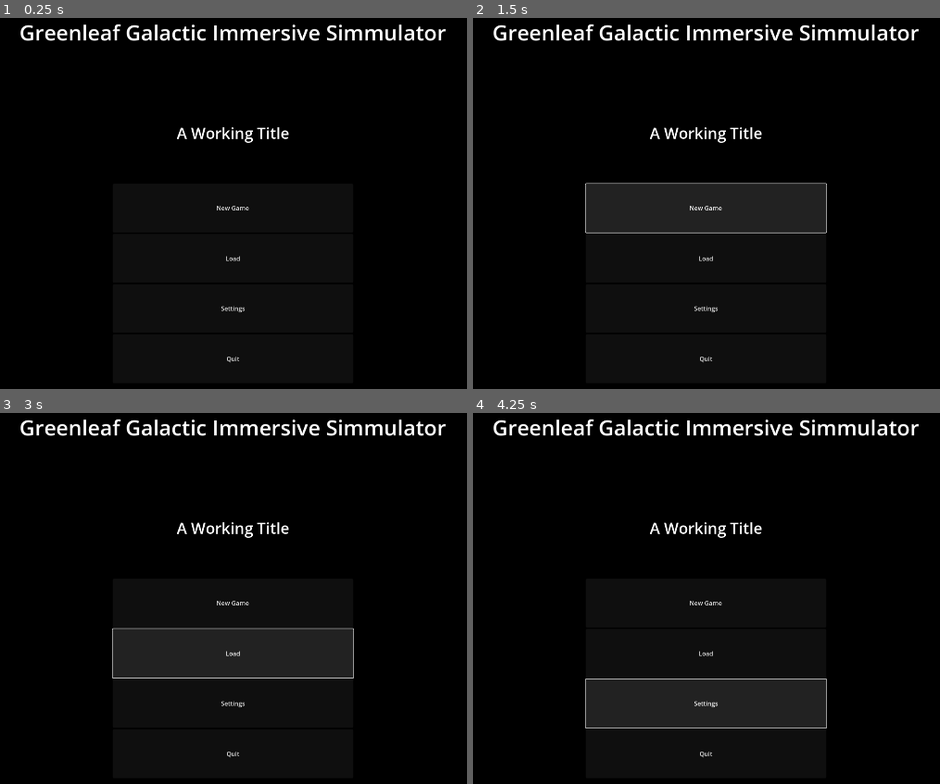
Above: before the commit, frames 1-4 (two rows, left to right).
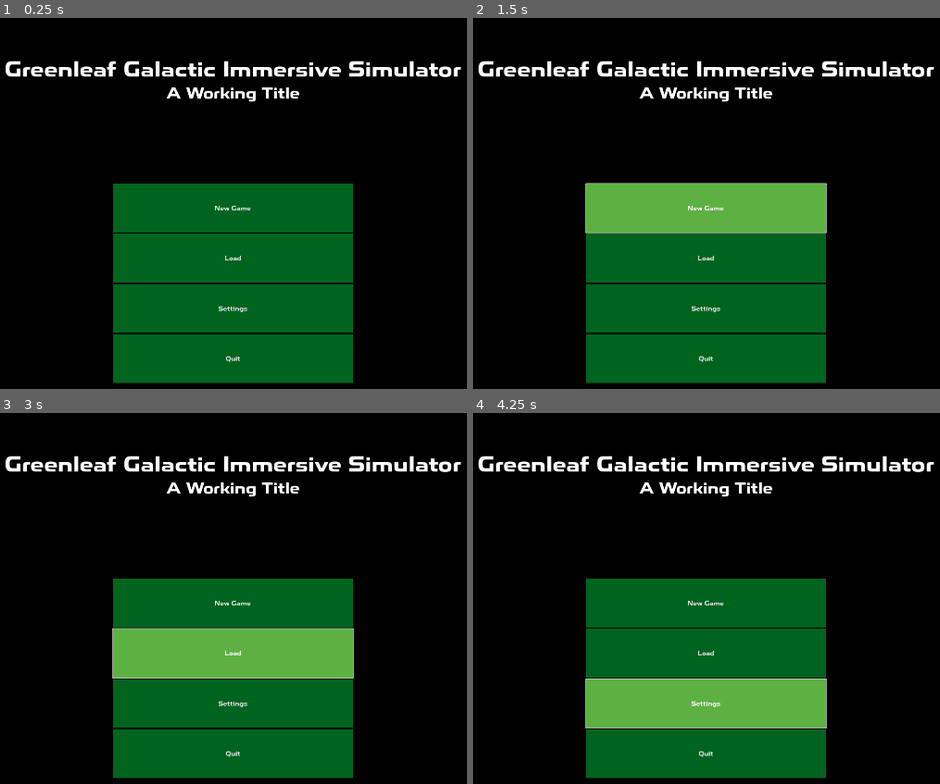
Above: after the commit, the same moments.

Repository: Phoenix-Greenleaf/GG-Immersive-Sim
Game: Godot game, scene res://main_menu.tscn
Same seed, same stepped clock (60 frames per second), same inputs: the game is played once before the commit and once after it. The project has no main scene, so this scene is started directly.
Inputs:
- Up to frame 1 (0.25 s): no input
- Up to frame 2 (1.5 s): click "New Game" at 0.5 s; click "New Game" at 1.25 s
- Up to frame 3 (3 s): click "New Game" at 2 s; click "Load" at 2.75 s
- Up to frame 4 (4.25 s): click "Settings" at 3.5 s

The runs differ from the first frame. In frame 1, 32% of the frame differs, in the area x 1-99%, y 1-99%; in frame 2, 32%; in frame 3, 32%; in frame 4, 32%.

Commit message:
Played with Custom Themes
Menu is starting to shape up

Diff:
--- /dev/null
+++ b/common_assets/themes/gg_main_theme.tres
@@ -0,0 +1,38 @@
+[gd_resource type="Theme" load_steps=9 format=3 uid="uid://baou3jew076rd"]
+
+[ext_resource type="FontFile" uid="uid://bousw618e3xbx" path="res://common_assets/fonts/toxigenesis bd.otf" id="1_ux8pn"]
+
+[sub_resource type="StyleBoxFlat" id="StyleBoxFlat_uuh7p"]
+resource_name = "hover_button"
+bg_color = Color(0.365834, 0.692841, 0.263262, 1)
+
+[sub_resource type="StyleBoxFlat" id="StyleBoxFlat_4hlkv"]
+resource_name = "normal_button"
+bg_color = Color(0, 0.392989, 0.118893, 1)
+
+[sub_resource type="StyleBoxFlat" id="StyleBoxFlat_cvanm"]
+resource_name = "pressed_button"
+bg_color = Color(0.588235, 0.482353, 0.168627, 1)
+
+[sub_resource type="StyleBoxFlat" id="StyleBoxFlat_jky5s"]
+bg_color = Color(0, 0.392989, 0.118893, 1)
+
+[sub_resource type="StyleBoxFlat" id="StyleBoxFlat_us3s5"]
+bg_color = Color(0, 0.145098, 0.0235294, 1)
+
+[sub_resource type="StyleBoxFlat" id="StyleBoxFlat_jxmlv"]
+bg_color = Color(0, 0.392989, 0.118893, 1)
+
+[sub_resource type="StyleBoxFlat" id="StyleBoxFlat_xgyj6"]
+bg_color = Color(0, 0.392989, 0.118893, 1)
+
+[resource]
+default_font = ExtResource("1_ux8pn")
+Button/styles/focus = null
+Button/styles/hover = SubResource("StyleBoxFlat_uuh7p")
+Button/styles/normal = SubResource("StyleBoxFlat_4hlkv")
+Button/styles/pressed = SubResource("StyleBoxFlat_cvanm")
+HSlider/styles/slider = SubResource("StyleBoxFlat_jky5s")
+Panel/styles/panel = SubResource("StyleBoxFlat_us3s5")
+ProgressBar/styles/fill = SubResource("StyleBoxFlat_jxmlv")
+ScrollContainer/styles/panel = SubResource("StyleBoxFlat_xgyj6")
--- a/main_menu.tscn
+++ b/main_menu.tscn
@@ -1,4 +1,6 @@
-[gd_scene format=3 uid="uid://b4xgd7l4toma"]
+[gd_scene load_steps=2 format=3 uid="uid://b4xgd7l4toma"]
+
+[ext_resource type="Theme" uid="uid://baou3jew076rd" path="res://common_assets/themes/gg_main_theme.tres" id="1_1fim8"]
 
 [node name="Main Menu" type="Control"]
 layout_mode = 3
@@ -7,6 +9,7 @@
 anchor_bottom = 1.0
 grow_horizontal = 2
 grow_vertical = 2
+theme = ExtResource("1_1fim8")
 
 [node name="Main Menu Background" type="ColorRect" parent="."]
 layout_mode = 1
@@ -39,18 +42,19 @@
 [node name="Game Title" type="Label" parent="Main Menu Background/Main Menu Margin/Main Menu Box/Title Box"]
 layout_mode = 2
 size_flags_vertical = 3
+theme = ExtResource("1_1fim8")
 theme_override_font_sizes/font_size = 55
-text = "Greenleaf Galactic Immersive Simmulator"
+text = "Greenleaf Galactic Immersive Simulator"
 horizontal_alignment = 1
-vertical_alignment = 1
+vertical_alignment = 2
 
 [node name="Game Subtitle" type="Label" parent="Main Menu Background/Main Menu Margin/Main Menu Box/Title Box"]
 layout_mode = 2
 size_flags_vertical = 3
+theme = ExtResource("1_1fim8")
 theme_override_font_sizes/font_size = 40
 text = "A Working Title"
 horizontal_alignment = 1
-vertical_alignment = 1
 
 [node name="Options Spacing" type="HBoxContainer" parent="Main Menu Background/Main Menu Margin/Main Menu Box"]
 layout_mode = 2
Binary file added: common_assets/fonts/aAtmospheric.ttf
Not shown, added: common_assets/fonts/aAtmospheric.ttf.import
Binary file added: common_assets/fonts/toxigenesis bd.otf
Not shown, added: common_assets/fonts/toxigenesis bd.otf.import
